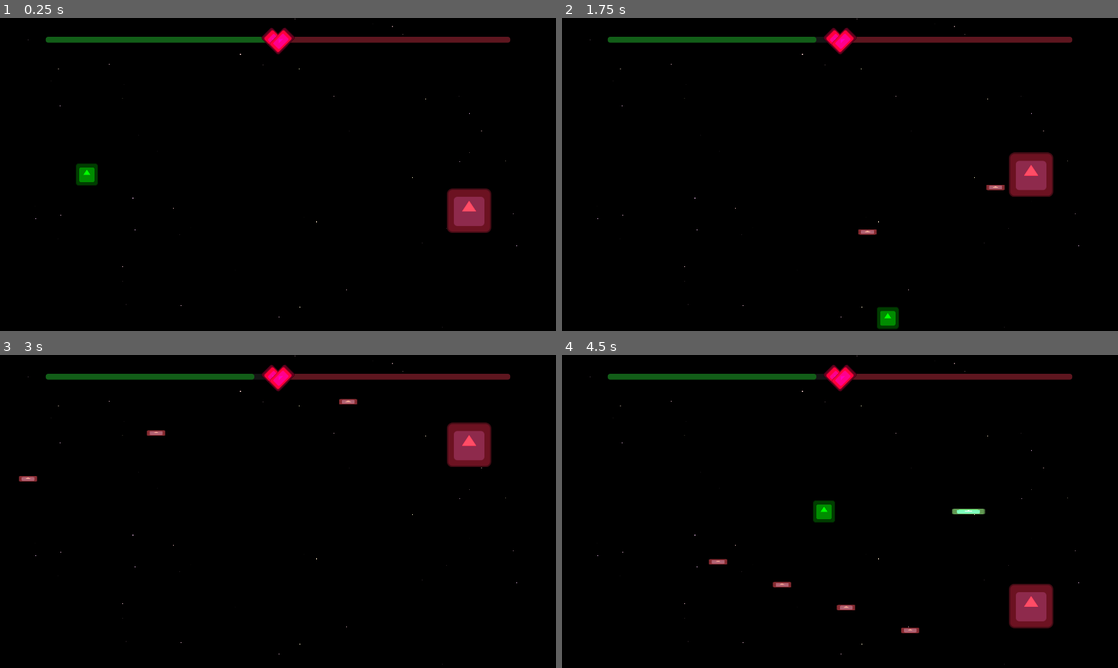
Above: before the commit, frames 1-4 (two rows, left to right).
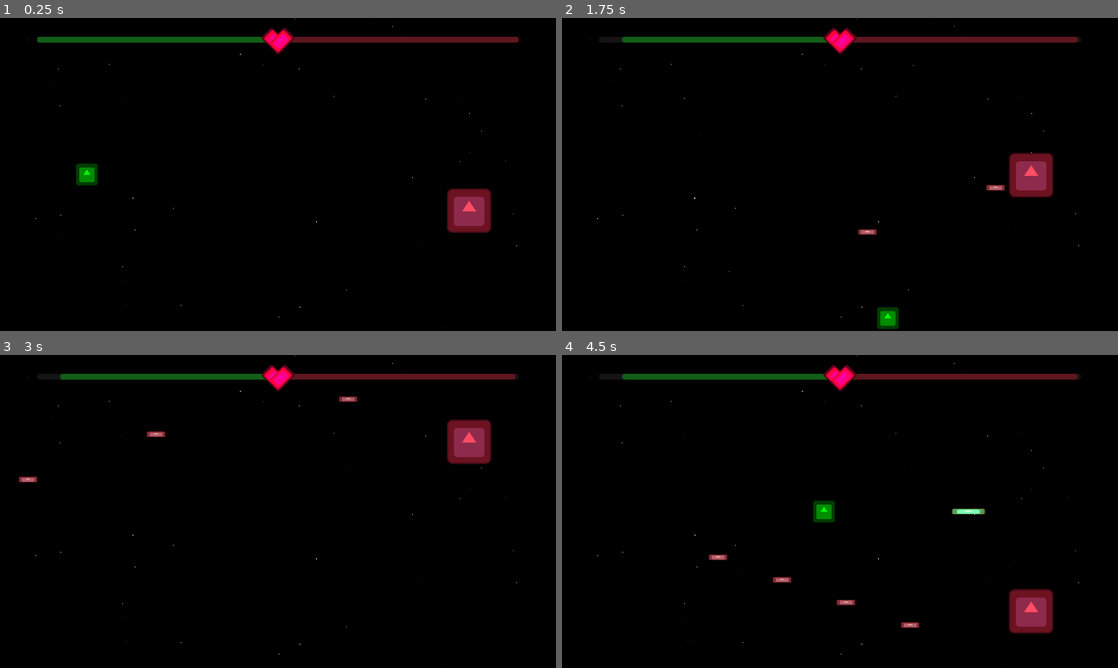
Above: after the commit, the same moments.

Repository: UnPolloLoco/godot-test
Game: Godot game, scene res://amazing_scene.tscn
Two runs of this game, one before a commit and one after it. Both use one fixed random seed, a clock stepped at 60 frames per second and the inputs below. The engine's default icon, where the game draws it, is replaced by a stand-in: a white triangle on a blue panel in a dark square.
Inputs:
- Up to frame 1 (0.25 s): no input
- Up to frame 2 (1.75 s): tap Enter at 0.5 s; hold D (right) 0.53-1.28 s; hold Space (shoot) 0.53-1.28 s; hold S (down) from 1.28 s (still down); tap Space (shoot) at 1.35 s
- Up to frame 3 (3 s): release S (down) at 2.03 s; hold D (right) 2.03-2.78 s; hold Space (shoot) 2.03-2.78 s; hold W (up) from 2.78 s (still down); tap Space (shoot) at 2.85 s
- Up to frame 4 (4.5 s): release W (up) at 3.53 s; hold Space (shoot) 3.53-4.28 s; hold A (left) from 3.53 s (still down); tap Space (shoot) at 4.35 s

The runs differ from the first frame. In frame 1, less than 0.1% of the frame differs, in the area x 5-94%, y 2-12%; in frame 2, 0.2%; in frame 3, 0.6%; in frame 4, 1.2%, in the area x 5-93%, y 2-90%.

Commit message:
Better win/lose and healthbars

Diff:
--- a/amazing_scene.tscn
+++ b/amazing_scene.tscn
@@ -1,6 +1,7 @@
 [gd_scene format=3 uid="uid://d1ikl263e7313"]
 
 [ext_resource type="Texture2D" uid="uid://c48ny0gh43exb" path="res://icon.svg" id="1_54c6x"]
+[ext_resource type="Script" uid="uid://brklegh8dunro" path="res://camera_2d.gd" id="1_cjyop"]
 [ext_resource type="Script" uid="uid://dmfnuye5ydtuj" path="res://player.gd" id="1_gmyh6"]
 [ext_resource type="Shader" uid="uid://bryc1jesnxsj0" path="res://flash.gdshader" id="3_hp7mx"]
 [ext_resource type="Script" uid="uid://bljvxvt70cepj" path="res://enemy.gd" id="3_tak36"]
@@ -42,6 +43,10 @@
 corner_detail = 4
 
 [node name="Global" type="Node2D" unique_id=1132465114]
+
+[node name="Camera2D" type="Camera2D" parent="." unique_id=810039202]
+position = Vector2(960, 540)
+script = ExtResource("1_cjyop")
 
 [node name="Player" type="Area2D" parent="." unique_id=1217094484]
 position = Vector2(200, 300)
@@ -89,21 +94,25 @@
 [node name="PlayerHealthBar" type="ProgressBar" parent="CenterContainer/HBoxContainer" unique_id=808351819]
 custom_minimum_size = Vector2(800, 20)
 layout_mode = 2
+offset_transform_enabled = true
+offset_transform_position = Vector2(-30, 0)
 theme_override_colors/font_color = Color(0.95, 0.95, 0.95, 1)
 theme_override_styles/background = ExtResource("6_x7b4e")
 theme_override_styles/fill = SubResource("StyleBoxFlat_qnq3c")
 max_value = 1.0
 value = 1.0
+fill_mode = 1
 show_percentage = false
 
 [node name="EnemyHealthBar" type="ProgressBar" parent="CenterContainer/HBoxContainer" unique_id=508353999]
 custom_minimum_size = Vector2(800, 20)
 layout_mode = 2
+offset_transform_enabled = true
+offset_transform_position = Vector2(30, 0)
 theme_override_styles/background = ExtResource("6_x7b4e")
 theme_override_styles/fill = SubResource("StyleBoxFlat_0aw6e")
 max_value = 1.0
 value = 1.0
-fill_mode = 1
 show_percentage = false
 
 [node name="HeartSymbol" parent="." unique_id=2020878969 instance=ExtResource("7_u36t3")]
--- a/bullet.gd
+++ b/bullet.gd
@@ -33,7 +33,7 @@
 func _physics_process(delta: float) -> void:
 	position += direction * speed * delta
 
-	if has_overlapping_areas():
+	if has_overlapping_areas() and Global.game_status == 'active':
 		for victim in get_overlapping_areas():
 			var self_is_enemy = is_in_group("enemy")
 			var victim_is_enemy = victim.is_in_group("enemy")
--- /dev/null
+++ b/camera_2d.gd
@@ -0,0 +1,21 @@
+extends Camera2D
+
+
+var hit_zoom_amount = 1.035
+var tween
+
+
+func _ready() -> void:
+	Global.health_updated.connect(_on_health_update)
+
+
+func _on_health_update(team, health, max_health):
+	if team == 'ally':
+		zoom = Vector2(hit_zoom_amount, hit_zoom_amount)
+
+		if tween: tween.kill()
+		tween = create_tween()
+
+		tween.set_trans(Tween.TRANS_CUBIC)
+		tween.set_ease(Tween.EASE_OUT)
+		tween.tween_property(self, "zoom", Vector2(1.0, 1.0), 0.3)
--- a/enemy.gd
+++ b/enemy.gd
@@ -10,7 +10,7 @@
 var max_y
 var min_y
 
-var max_health = 50.0;
+var max_health = 65.0;
 var health = max_health;
 var is_dead = false;
 
@@ -31,6 +31,7 @@
 	)
 
 	$EnemyTimer.start()
+	Global.game_ended.connect(_on_game_end)
 
 
 
@@ -41,27 +42,36 @@
 		1 - health/max_health
 	)
 
+	if Global.game_status == 'active':
 
-	position += direction * speed * delta;
-	position.y = clamp(position.y, min_y, max_y)
+		# --- Normal movement ---
 
-	if position.y == max_y:
-		direction = Vector2(0,-1);
-	elif position.y == min_y:
-		direction = Vector2(0,1);
+		position += direction * speed * delta;
+		position.y = clamp(position.y, min_y, max_y)
+
+		if position.y == max_y:
+			direction = Vector2(0,-1);
+		elif position.y == min_y:
+			direction = Vector2(0,1);
+
+	elif Global.game_status == 'lose':
+
+		# --- Move to center ---
+		pass
+
+
 
 
 func on_death():
 	if (not is_dead):
 		is_dead = true
-		print('enemy DEAD')
+		Global.game_ended.emit('win')
 
 		Global.damage_flash(self)
 		await get_tree().create_timer(Global.FLASH_DURATION).timeout
 		queue_free()
 
 func on_damage():
-	print('enenmy damaged')
 	Global.damage_flash(self)
 
 
@@ -76,3 +86,7 @@
 		get_tree().root.add_child(new_bullet)
 
 	total_timer_runs += 1
+
+
+func _on_game_end(result):
+	$EnemyTimer.stop()
--- a/global.gd
+++ b/global.gd
@@ -2,11 +2,15 @@
 
 
 signal health_updated(team, health, max_health)
+signal game_ended(result)
 
 var width
 var height
 
 const FLASH_DURATION = 0.05;
+
+var game_status = 'active';
+# 'active', 'win', or 'lose'
 
 
 func _ready():
@@ -14,9 +18,16 @@
 	width = size.x
 	height = size.y
 
+	Global.game_ended.connect(_on_game_end)
+
 
 func damage_flash(target):
 	target.get_node('Sprite2D').material.set_shader_parameter('enabled', true)
 	await get_tree().create_timer(FLASH_DURATION).timeout
 	if is_instance_valid(target):
 		target.get_node('Sprite2D').material.set_shader_parameter('enabled', false)
+
+
+func _on_game_end(result):
+	game_status = result
+	print(result)
--- a/margin_container.gd
+++ /dev/null
@@ -1,10 +0,0 @@
-extends MarginContainer
-
-
-func _ready() -> void:
-	var margin_value = 30
-
-	add_theme_constant_override("margin_top", margin_value)
-	add_theme_constant_override("margin_left", margin_value)
-	add_theme_constant_override("margin_bottom", margin_value)
-	add_theme_constant_override("margin_right", margin_value)
--- a/player.gd
+++ b/player.gd
@@ -49,7 +49,7 @@
 func on_death():
 	if (not is_dead):
 		is_dead = true
-		print('player DEAD')
+		Global.game_ended.emit('lose')
 
 		Global.damage_flash(self)
 		await get_tree().create_timer(Global.FLASH_DURATION).timeout
@@ -57,5 +57,4 @@
 
 
 func on_damage():
-	print('player damaged')
 	Global.damage_flash(self)
--- a/progress_background.tres
+++ b/progress_background.tres
@@ -7,3 +7,5 @@
 corner_radius_bottom_right = 8
 corner_radius_bottom_left = 8
 corner_detail = 4
+shadow_color = Color(0, 0, 0, 0.5019608)
+shadow_size = 80
Not shown, added: camera_2d.gd.uid
Not shown, removed: margin_container.gd.uid
